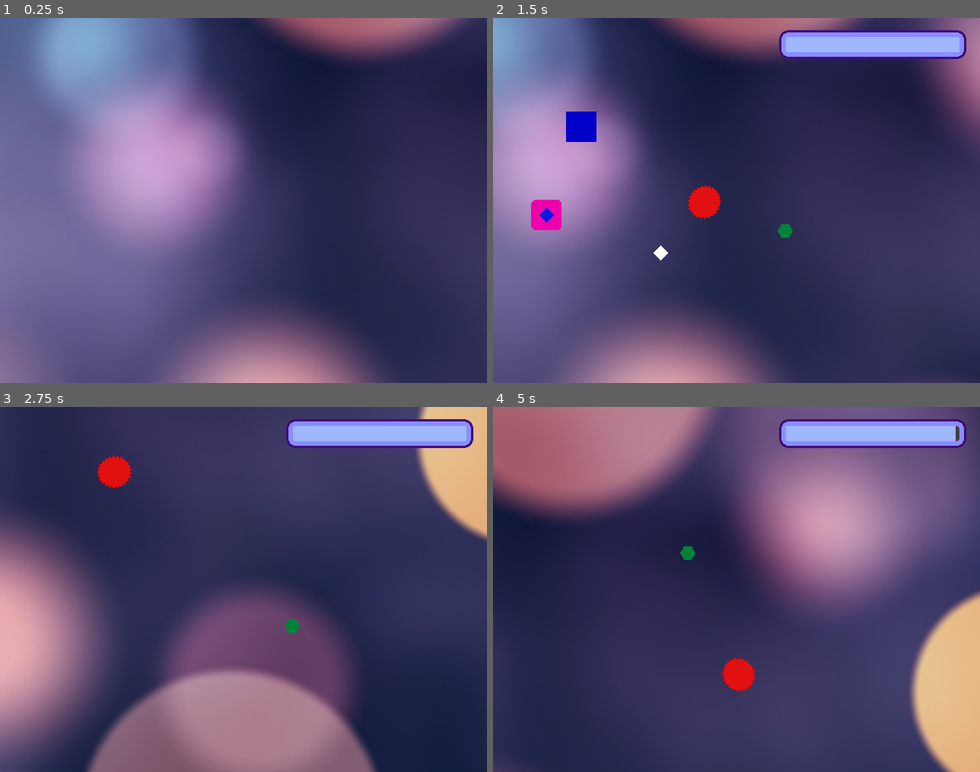
Above: before the commit, frames 1-4 (two rows, left to right).
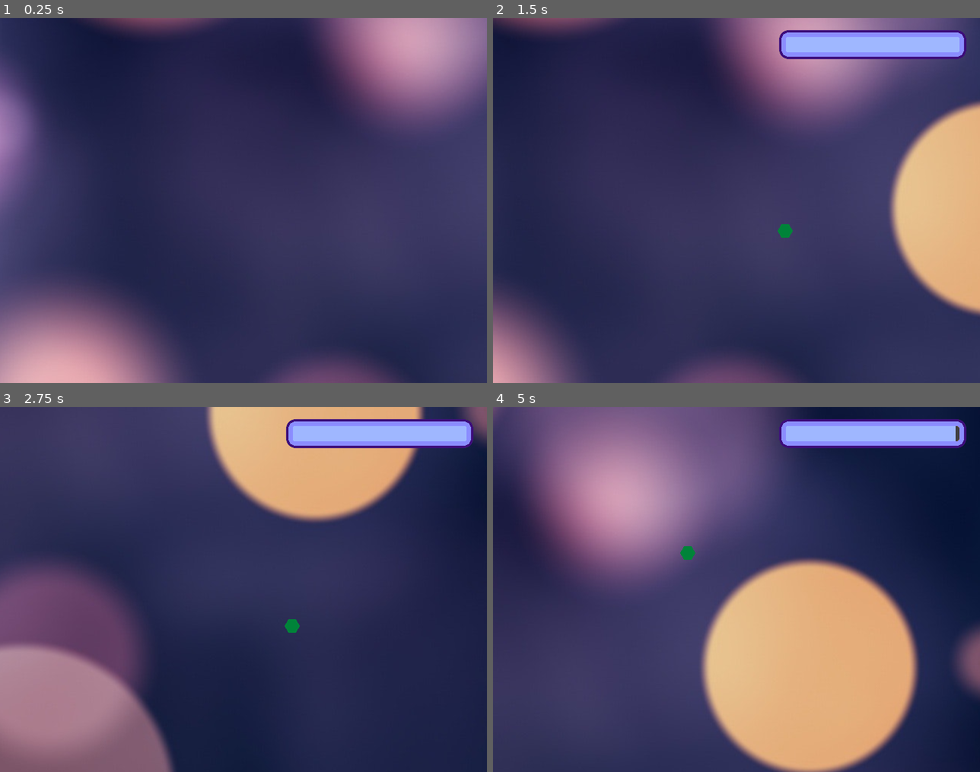
Above: after the commit, the same moments.

Repository: rikkiprince/ggj19-yyc-home
Game: Godot game, scene res://MainScene.tscn
Two runs of this game, one before a commit and one after it. Both use one fixed random seed, a clock stepped at 60 frames per second and the inputs below.
Inputs:
- Up to frame 1 (0.25 s): no input
- Up to frame 2 (1.5 s): tap Enter (ui_accept) at 0.5, 0.77 s; hold D 0.53-1.28 s; hold S from 1.28 s (still down)
- Up to frame 3 (2.75 s): tap Enter (ui_accept) at 1.52 s; release S at 2.03 s; hold D from 2.03 s (still down)
- Up to frame 4 (5 s): release D at 2.78 s; hold W 2.78-3.53 s; tap Enter (ui_accept) at 3.02, 3.77, 4.52 s; hold A from 3.53 s (still down)

The runs differ from the first frame. In frame 1, 61% of the frame differs, in the area x 0-100%, y 0-100%; in frame 2, 54%; in frame 3, 45%; in frame 4, 69%.

Commit message:
Added Range for SpikeyBoy

Diff:
--- /dev/null
+++ b/godot-project/Enemies/SpikeEnemy.gd
@@ -0,0 +1,14 @@
+extends Node2D
+
+# class member variables go here, for example:
+# var a = 2
+# var b = "textvar"
+
+func _ready():
+	# Called when the node is added to the scene for the first time.
+	# Initialization here
+	pass
+
+func _process(delta):
+	#
+	pass
--- /dev/null
+++ b/godot-project/Enemies/SpikeyBoy.tscn
@@ -0,0 +1,62 @@
+[gd_scene load_steps=6 format=2]
+
+[ext_resource path="res://KinematicBody2D.gd" type="Script" id=1]
+[ext_resource path="res://Enemies/spikedball.png" type="Texture" id=2]
+[ext_resource path="res://Sprite.gd" type="Script" id=3]
+
+[sub_resource type="CircleShape2D" id=1]
+
+custom_solver_bias = 0.0
+radius = 10.0
+
+[sub_resource type="CircleShape2D" id=2]
+
+custom_solver_bias = 0.0
+radius = 10.0
+
+[node name="SpikeyBoy" type="KinematicBody2D"]
+
+scale = Vector2( 2, 2 )
+input_pickable = false
+collision_layer = 1
+collision_mask = 1
+collision/safe_margin = 0.08
+script = ExtResource( 1 )
+_sections_unfolded = [ "Transform", "collision" ]
+roamSpeed = 0.3
+chaseSpeed = 2.5
+speed = 2
+
+[node name="CollisionShape2D" type="CollisionShape2D" parent="." index="0"]
+
+shape = SubResource( 1 )
+_sections_unfolded = [ "Transform" ]
+
+[node name="Sprite" type="Sprite" parent="CollisionShape2D" index="0"]
+
+position = Vector2( 0.161766, 0 )
+scale = Vector2( 0.0355808, 0.0388347 )
+texture = ExtResource( 2 )
+script = ExtResource( 3 )
+_sections_unfolded = [ "Animation", "Offset", "Transform", "Z Index" ]
+
+[node name="SpikeyBoyArea" type="Area2D" parent="." index="1"]
+
+scale = Vector2( 15, 15 )
+input_pickable = true
+gravity_vec = Vector2( 0, 1 )
+gravity = 98.0
+linear_damp = 0.1
+angular_damp = 1.0
+audio_bus_override = false
+audio_bus_name = "Master"
+_sections_unfolded = [ "Transform" ]
+
+[node name="CollisionShape2D" type="CollisionShape2D" parent="SpikeyBoyArea" index="0"]
+
+shape = SubResource( 2 )
+_sections_unfolded = [ "Transform" ]
+
+[connection signal="body_entered" from="SpikeyBoyArea" to="." method="_on_SpikeyBoyArea_body_entered"]
+
+[connection signal="body_exited" from="SpikeyBoyArea" to="." method="_on_SpikeyBoyArea_body_exited"]
--- /dev/null
+++ b/godot-project/Enemies/Sprite.gd
@@ -0,0 +1,13 @@
+extends Sprite
+
+# class member variables go here, for example:
+# var a = 2
+# var b = "textvar"
+
+var rotation_speed = 0.5
+
+func _ready():
+	pass
+
+func _process(delta):
+	self.rotation = (self.rotation  + delta * rotation_speed)
--- a/godot-project/KinematicBody2D.gd
+++ b/godot-project/KinematicBody2D.gd
@@ -1,18 +1,34 @@
 extends KinematicBody2D
 
+export (int) var roamSpeed = 0.3
+export (int) var chaseSpeed = 2.5
 export (int) var speed = 2
 
 var velocity = Vector2()
+var attackMode = false
+
 
 func get_input():
 	velocity = Vector2()
+	velocity = (get_node("../Player/KinematicBody2D").global_position  - self.global_position).normalized()
+	#print (get_node("../Player/KinematicBody2D").position)
+	#print(velocity)
+
+func _physics_process(delta):
+	if (attackMode):
+		get_input()
+		move_and_collide(velocity *speed)
 
 
+func _on_SpikeyBoyArea_body_entered(body):
+	if(body.is_in_group("player")):
+		print ("In")
+		attackMode = true
+		speed = chaseSpeed
 
-	velocity = (get_node("../Player/KinematicBody2D").global_position  - self.global_position).normalized()
-	#print (get_node("../Player/KinematicBody2D").position)
-	print(velocity)
 
-func _physics_process(delta):
-	get_input()
-	move_and_collide(velocity *speed)
+func _on_SpikeyBoyArea_body_exited(body):
+	if(body.is_in_group("player")):
+		attackMode = true
+		print ("Out")
+		speed = roamSpeed
--- a/godot-project/MainScene.tscn
+++ b/godot-project/MainScene.tscn
@@ -1,32 +1,25 @@
-[gd_scene load_steps=18 format=2]
+[gd_scene load_steps=15 format=2]
 
 [ext_resource path="res://MainScene.gd" type="Script" id=1]
 [ext_resource path="res://blurred-blurry-bokeh-220118.jpg" type="Texture" id=2]
 [ext_resource path="res://Home/Home.tscn" type="PackedScene" id=3]
 [ext_resource path="res://PowerUp/PowerUp.tscn" type="PackedScene" id=4]
-[ext_resource path="res://KinematicBody2D.gd" type="Script" id=5]
-[ext_resource path="res://Enemies/spikedball.png" type="Texture" id=6]
-[ext_resource path="res://Sprite.gd" type="Script" id=7]
-[ext_resource path="res://Obstacle.tscn" type="PackedScene" id=8]
-[ext_resource path="res://Player/Player.tscn" type="PackedScene" id=9]
-[ext_resource path="res://StaminaBar/energy_bar_bg.png" type="Texture" id=10]
-[ext_resource path="res://StaminaBar/energy_bar_fill.png" type="Texture" id=11]
-[ext_resource path="res://TextureProgress.gd" type="Script" id=12]
-[ext_resource path="res://Audio/ambient-guitar-music.ogg" type="AudioStream" id=13]
-[ext_resource path="res://Audio/hitObject.wav" type="AudioStream" id=14]
-[ext_resource path="res://HitSound.gd" type="Script" id=15]
+[ext_resource path="res://Enemies/SpikeyBoy.tscn" type="PackedScene" id=5]
+[ext_resource path="res://Obstacle.tscn" type="PackedScene" id=6]
+[ext_resource path="res://Player/Player.tscn" type="PackedScene" id=7]
+[ext_resource path="res://StaminaBar/energy_bar_bg.png" type="Texture" id=8]
+[ext_resource path="res://StaminaBar/energy_bar_fill.png" type="Texture" id=9]
+[ext_resource path="res://TextureProgress.gd" type="Script" id=10]
+[ext_resource path="res://Audio/ambient-guitar-music.ogg" type="AudioStream" id=11]
+[ext_resource path="res://Audio/hitObject.wav" type="AudioStream" id=12]
+[ext_resource path="res://HitSound.gd" type="Script" id=13]
 
 [sub_resource type="CircleShape2D" id=1]
 
 custom_solver_bias = 0.0
 radius = 58.5364
 
-[sub_resource type="CircleShape2D" id=2]
-
-custom_solver_bias = 0.0
-radius = 10.0
-
-[node name="MainScene" type="Node" index="0"]
+[node name="MainScene" type="Node"]
 
 script = ExtResource( 1 )
 
@@ -68,33 +61,12 @@
 position = Vector2( 100, 100 )
 _sections_unfolded = [ "Transform" ]
 
-[node name="KinematicBody2D" type="KinematicBody2D" parent="." index="3"]
+[node name="SpikeyBoy" parent="." index="3" instance=ExtResource( 5 )]
 
-scale = Vector2( 2, 2 )
-input_pickable = false
-collision_layer = 1
-collision_mask = 1
-collision/safe_margin = 0.08
-script = ExtResource( 5 )
-_sections_unfolded = [ "Transform", "collision" ]
-speed = 2
-
-[node name="CollisionShape2D" type="CollisionShape2D" parent="KinematicBody2D" index="0"]
-
-shape = SubResource( 2 )
-_sections_unfolded = [ "Transform" ]
-
-[node name="Sprite" type="Sprite" parent="KinematicBody2D/CollisionShape2D" index="0"]
-
-scale = Vector2( 0.0355808, 0.0388347 )
-texture = ExtResource( 6 )
-script = ExtResource( 7 )
-_sections_unfolded = [ "Animation", "Offset", "Transform", "Z Index" ]
-
-[node name="Obstacle" parent="." index="4" instance=ExtResource( 8 )]
+[node name="Obstacle" parent="." index="4" instance=ExtResource( 6 )]
 
 editor/display_folded = true
-position = Vector2( -4.46888, -65.8669 )
+position = Vector2( -5.69666, -64.6392 )
 scale = Vector2( 2, 2 )
 _sections_unfolded = [ "Transform" ]
 
@@ -103,13 +75,14 @@
 position = Vector2( -299.015, -224.939 )
 _sections_unfolded = [ "Transform" ]
 
-[node name="Player" parent="." index="6" instance=ExtResource( 9 )]
+[node name="Player" parent="." index="6" instance=ExtResource( 7 )]
 
 editor/display_folded = true
-position = Vector2( 73.4419, 31.3827 )
+position = Vector2( 348.455, 64.5315 )
 
 [node name="UI" type="CanvasLayer" parent="." index="7"]
 
+editor/display_folded = true
 layer = 1
 offset = Vector2( 0, 0 )
 rotation = 0.0
--- a/godot-project/Player/KinematicBody2D.gd
+++ b/godot-project/Player/KinematicBody2D.gd
@@ -17,6 +17,7 @@
 func _ready():
 	joypad_vec = Vector2(0,0)
 	paused = true
+	add_to_group("player", true)
 
 # Drain a tiny bit of stamina
 func _process(delta):
@@ -24,7 +25,7 @@
 		# if (not in home):
 		get_parent().stamina -= 0.01
 		emit_signal("staminaSignal", get_parent().stamina)
-		print (startTime)
+
 
 	# if (not in home):
 	if(get_parent().healing and get_parent().stamina < 100):
--- a/godot-project/Player/Player.tscn
+++ b/godot-project/Player/Player.tscn
@@ -1,7 +1,8 @@
-[gd_scene load_steps=5 format=2]
+[gd_scene load_steps=9 format=2]
 
 [ext_resource path="res://Player/Player.gd" type="Script" id=1]
 [ext_resource path="res://Player/KinematicBody2D.gd" type="Script" id=2]
+[ext_resource path="res://Player/Trail.gd" type="Script" id=3]
 
 [sub_resource type="GDScript" id=1]
 
@@ -17,7 +18,57 @@
 custom_solver_bias = 0.0
 radius = 9.0
 
-[node name="Player" type="Node2D"]
+[sub_resource type="Gradient" id=4]
+
+offsets = PoolRealArray( 0, 0.00235294, 0.983529 )
+colors = PoolColorArray( 0, 0, 0, 1, 0.925781, 0.835599, 0.101257, 1, 0.957031, 0.173135, 0.0448608, 1 )
+
+[sub_resource type="GradientTexture" id=5]
+
+flags = 4
+gradient = SubResource( 4 )
+width = 2048
+
+[sub_resource type="ParticlesMaterial" id=3]
+
+render_priority = 0
+trail_divisor = 1
+emission_shape = 0
+flag_align_y = false
+flag_rotate_y = false
+flag_disable_z = true
+spread = 90.0
+flatness = 1.0
+gravity = Vector3( 0, 99, 0 )
+initial_velocity = 1.0
+initial_velocity_random = 0.0
+angular_velocity = 0.0
+angular_velocity_random = 0.0
+orbit_velocity = 0.0
+orbit_velocity_random = 0.0
+linear_accel = 0.0
+linear_accel_random = 0.0
+radial_accel = 0.0
+radial_accel_random = 0.0
+tangential_accel = 0.0
+tangential_accel_random = 0.0
+damping = 0.0
+damping_random = 0.0
+angle = 0.0
+angle_random = 0.0
+scale = 1.0
+scale_random = 0.0
+color_ramp = SubResource( 5 )
+hue_variation = 0.0
+hue_variation_random = 0.0
+anim_speed = 0.0
+anim_speed_random = 0.0
+anim_offset = 0.0
+anim_offset_random = 0.0
+anim_loop = false
+_sections_unfolded = [ "Angular Velocity", "Color", "Gravity", "Linear Accel", "Spread", "Trail" ]
+
+[node name="Player" type="Node2D" index="0"]
 
 script = ExtResource( 1 )
 max_object_capacity = 1
@@ -75,3 +126,27 @@
 [node name="CollisionShape2D" type="CollisionShape2D" parent="KinematicBody2D" index="2"]
 
 shape = SubResource( 2 )
+
+[node name="Trail" type="Particles2D" parent="KinematicBody2D" index="3"]
+
+visible = false
+emitting = true
+amount = 40
+lifetime = 1.0
+one_shot = false
+preprocess = 0.0
+speed_scale = 1.0
+explosiveness = 0.0
+randomness = 1.0
+fixed_fps = 0
+fract_delta = true
+visibility_rect = Rect2( -100, -100, 200, 200 )
+local_coords = true
+draw_order = 0
+process_material = SubResource( 3 )
+texture = null
+normal_map = null
+h_frames = 1
+v_frames = 1
+script = ExtResource( 3 )
+_sections_unfolded = [ "Drawing", "Process Material", "Textures", "Time", "Transform", "Z Index" ]
--- /dev/null
+++ b/godot-project/Player/Trail.gd
@@ -0,0 +1,18 @@
+extends Particles2D
+
+# class member variables go here, for example:
+# var a = 2
+# var b = "textvar"
+
+func _ready():
+	# Called when the node is added to the scene for the first time.
+	# Initialization here
+	pass
+
+func _process(delta):
+#	# Called every frame. Delta is time since last frame.
+#	# Update game logic here.
+	get_parent().joypad_vec
+
+	rotation = get_parent().joypad_vec.angle() + 1.5708
+	print (rotation)
Not shown: 3 places in godot-project/MainScene.tscn that only renumber resources
